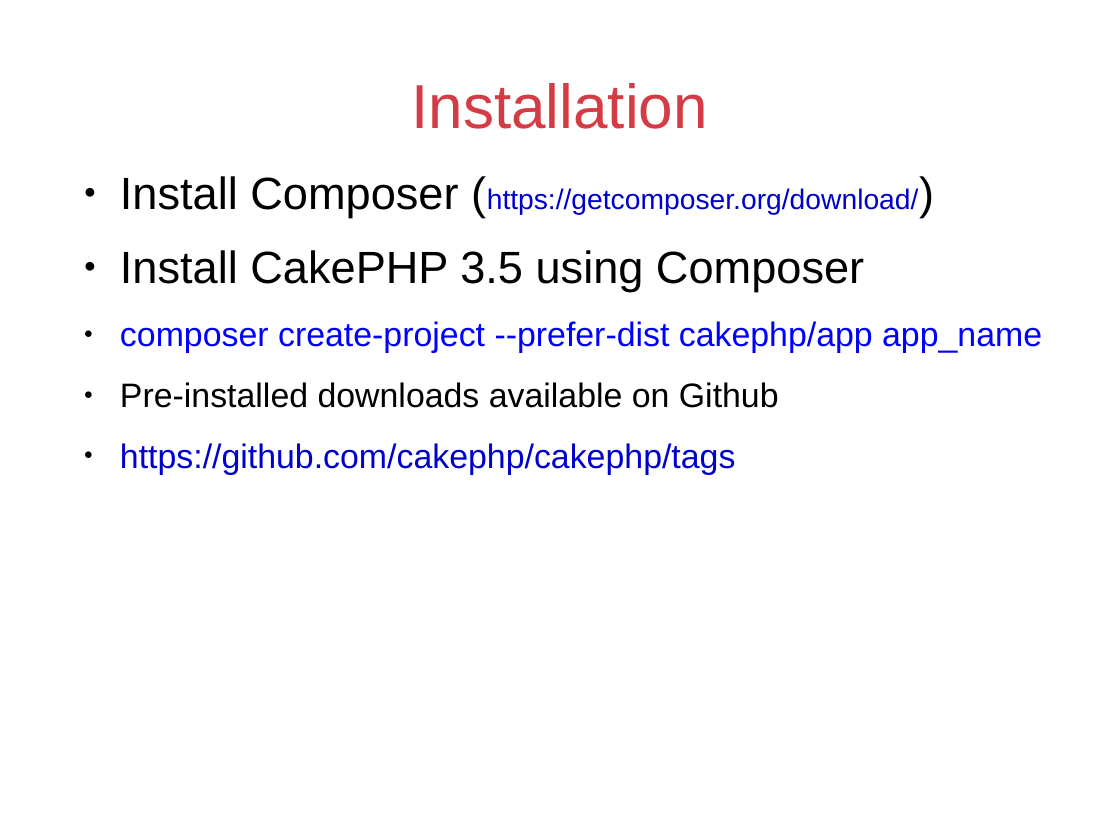
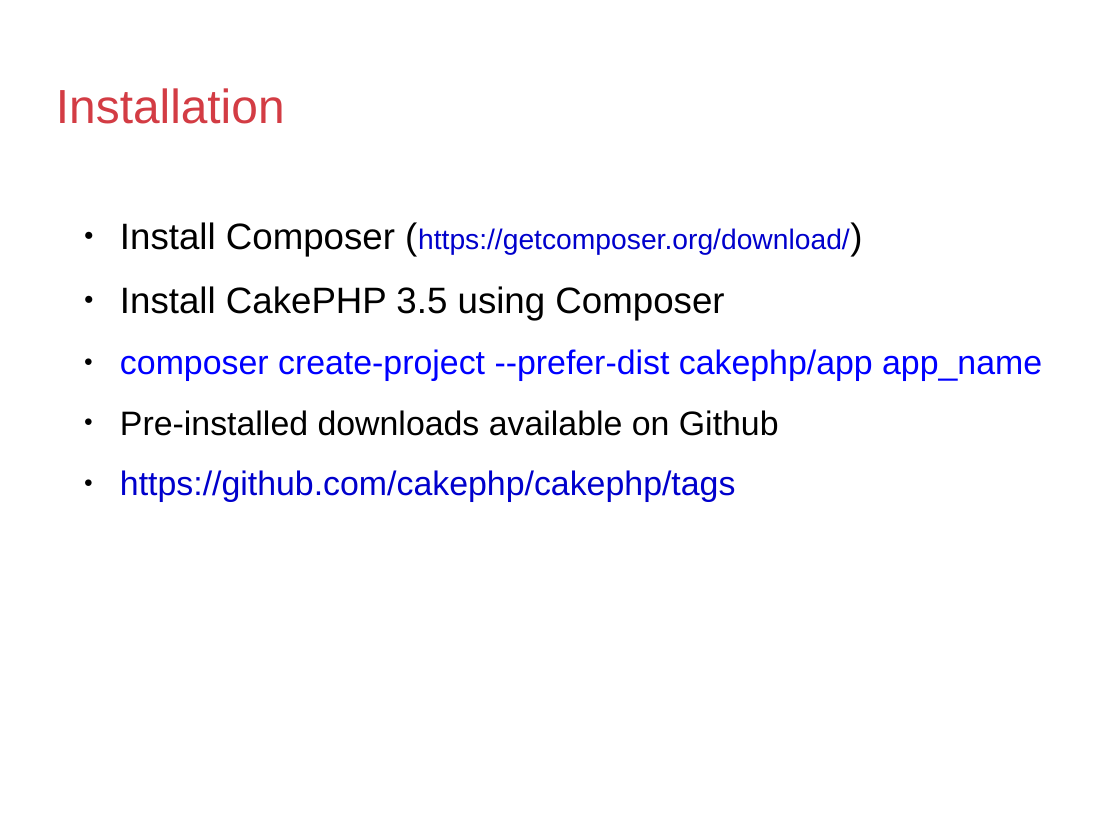
Before and after one commit to ziyed/CakePHP3.5-Session, a slide deck: slide 6 of cakephp3.5.odp. Drawn at 1120x840 pixels with LibreOffice and Linux fonts; fonts in the diff are those of the drawing; background and template pictures are left out. Boxes give left, top, right and bottom in pixels: in the first picture for what was removed or moved away, otherwise in the second. Text is boxed around its words. In the diff, an @@ line names an element or a change of style, - is before the commit and + after.

```diff
--- a/cakephp3.5.odp
+++ b/cakephp3.5.odp
@@ title "Installation" moved from (x1=411, y1=83, x2=708, y2=129) to (x1=56, y1=88, x2=285, y2=124) @@
@@ title "Installation" at (x1=56, y1=88, x2=285, y2=124): size 44 to 33.9 pt; alignment centre to left @@
@@ text "Install Composer (https://getcomposer.org/download/)" moved from (x1=120, y1=176, x2=1042, y2=474) to (x1=120, y1=222, x2=1042, y2=502) @@
@@ text "Install Composer (https://getcomposer.org/download/)" at (x1=120, y1=222, x2=1042, y2=502): size 32 to 26 pt in "Install Composer (https://getcomposer.org/download/)", "Install CakePHP 3.5 using Composer" @@
```
Also in this commit, not shown: 6 other slides changed, 2 slides added, 11 other files.
